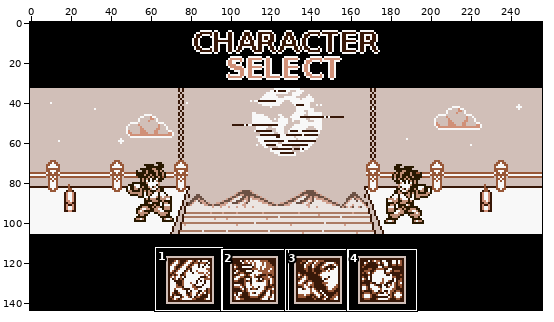
Two states of a pixel-art file, Assets/Graphics/charSelectScreen.aseprite. The first picture is a wide view before the edit; the outline marks the close-up.
Close-up. Before the commit:
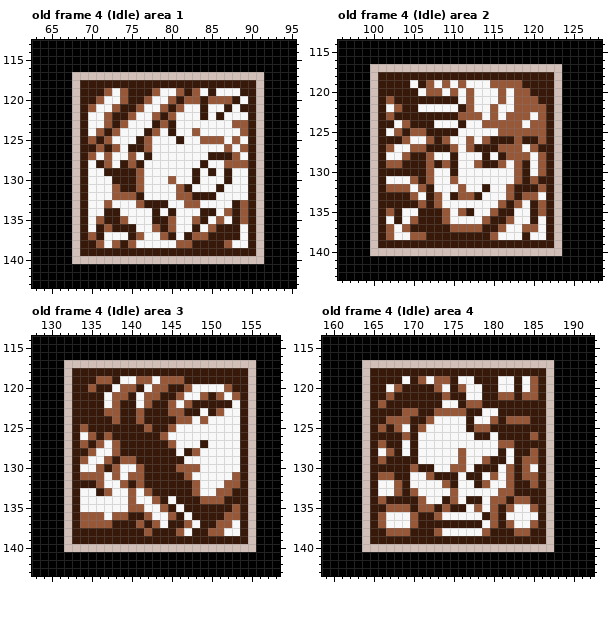
256x144 pixels, 7 frames. Colours within 5 levels of each other are drawn and written as one. Shown: old frame 4 (Idle) area 1: x 63..95, y 113..143; old frame 4 (Idle) area 2: x 96..128, y 114..143; old frame 4 (Idle) area 3: x 128..158, y 114..143; old frame 4 (Idle) area 4: x 159..192, y 114..143. The commit also changed other frames or places, which this record leaves out.
Now the later version:
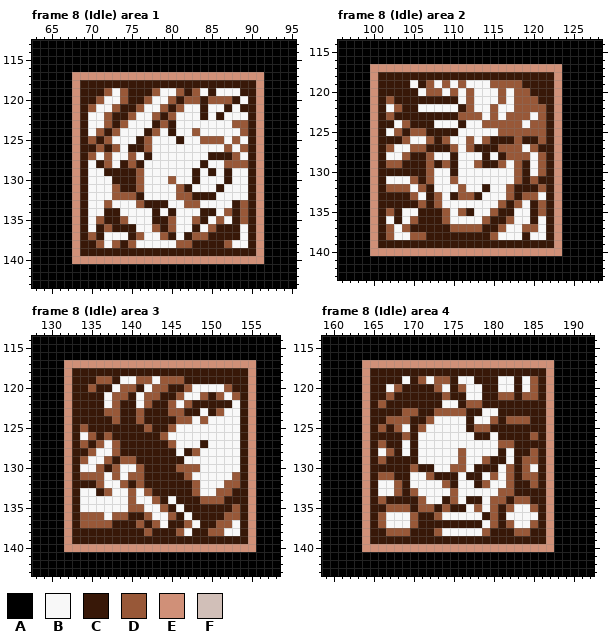
Palette (. is transparent): A #000000  B #f8f8f8  C #381808  D #985838  E #d09078  F #d1bfb8
A new or re-ordered frame is compared with the old frame closest to it.
Difference:
frames 7 -> 17
layer "BGblack" added
Changed rows in their new state; - is an unchanged pixel.
Frame 8 (Idle) area 1 is new; against old frame 4 (Idle), layer "Portraits":
first column x 68:
117 EEEEEEEEEEEEEEEEEEEEEEEE
118 E----------------------E
119 E----------------------E
120 E----------------------E
121 E----------------------E
122 E----------------------E
123 E----------------------E
124 E----------------------E
125 E----------------------E
126 E----------------------E
127 E----------------------E
128 E----------------------E
129 E----------------------E
130 E----------------------E
131 E----------------------E
132 E----------------------E
133 E----------------------E
134 E----------------------E
135 E----------------------E
136 E----------------------E
137 E----------------------E
138 E----------------------E
139 E----------------------E
140 EEEEEEEEEEEEEEEEEEEEEEEE
Frame 8 (Idle) area 2 is new; against old frame 4 (Idle), layer "Portraits":
first column x 100:
117 EEEEEEEEEEEEEEEEEEEEEEEE
118 E----------------------E
119 E----------------------E
120 E----------------------E
121 E----------------------E
122 E----------------------E
123 E----------------------E
124 E----------------------E
125 E----------------------E
126 E----------------------E
127 E----------------------E
128 E----------------------E
129 E----------------------E
130 E----------------------E
131 E----------------------E
132 E----------------------E
133 E----------------------E
134 E----------------------E
135 E----------------------E
136 E----------------------E
137 E----------------------E
138 E----------------------E
139 E----------------------E
140 EEEEEEEEEEEEEEEEEEEEEEEE
Frame 8 (Idle) area 3 is new; against old frame 4 (Idle), layer "Portraits":
first column x 132:
117 EEEEEEEEEEEEEEEEEEEEEEEE
118 E----------------------E
119 E----------------------E
120 E----------------------E
121 E----------------------E
122 E----------------------E
123 E----------------------E
124 E----------------------E
125 E----------------------E
126 E----------------------E
127 E----------------------E
128 E----------------------E
129 E----------------------E
130 E----------------------E
131 E----------------------E
132 E----------------------E
133 E----------------------E
134 E----------------------E
135 E----------------------E
136 E----------------------E
137 E----------------------E
138 E----------------------E
139 E----------------------E
140 EEEEEEEEEEEEEEEEEEEEEEEE
Frame 8 (Idle) area 4 is new; against old frame 4 (Idle), layer "Portraits":
first column x 164:
117 EEEEEEEEEEEEEEEEEEEEEEEE
118 E----------------------E
119 E----------------------E
120 E----------------------E
121 E----------------------E
122 E----------------------E
123 E----------------------E
124 E----------------------E
125 E----------------------E
126 E----------------------E
127 E----------------------E
128 E----------------------E
129 E----------------------E
130 E----------------------E
131 E----------------------E
132 E----------------------E
133 E----------------------E
134 E----------------------E
135 E----------------------E
136 E----------------------E
137 E----------------------E
138 E----------------------E
139 E----------------------E
140 EEEEEEEEEEEEEEEEEEEEEEEE
Changed places in both close-ups, as pixel boxes (x1, y1, x2, y2):
changed: (72, 72, 264, 264)
changed: (370, 64, 562, 256)
changed: (64, 360, 256, 552)
changed: (362, 360, 554, 552)
